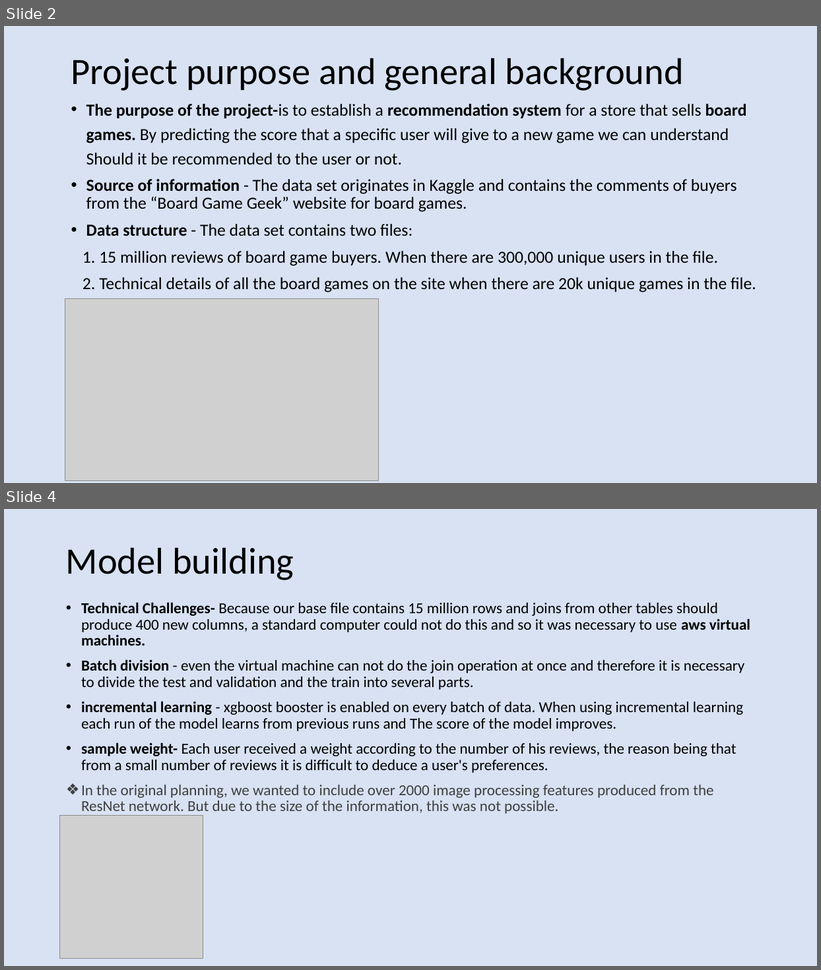
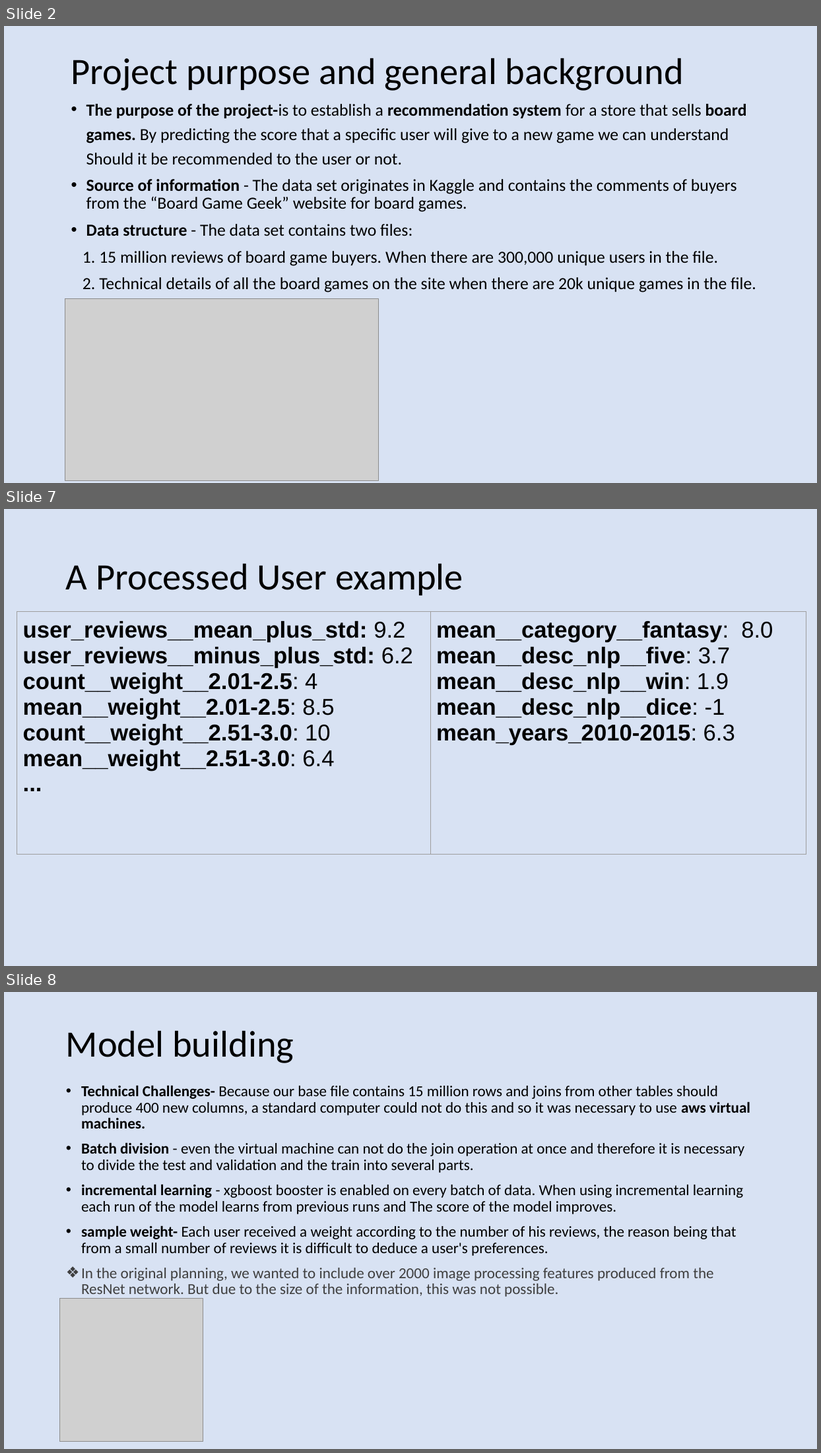
Before and after one commit to guruyaya/bgg-recommandation-model, a slide deck: Final project presentation.pptx. Shown one above the other, each under a label of ours: slides 2 and 4 before the commit, slides 2, 7 and 8 after it; the slides between them are not shown. The pictures are 821x970 and 821x1453 pixels, drawn with LibreOffice and Linux fonts; fonts in the diff are those of the drawing; grey boxes stand for pictures. Boxes give left, top, right and bottom in pixels: in the first picture for what was removed or moved away, otherwise in the second. Text is boxed around its words. In the diff, an @@ line names an element or a change of style, - is before the commit and + after.

Commit message:
Added slides that demo the user line

```diff
--- a/Final project presentation.pptx
+++ b/Final project presentation.pptx
@@ slide 7 added at (4, 509, 817, 966), background #D8E2F3 @@
@@ title added at (66, 563, 463, 595), 44 pt, text #000000 @@
+A Processed User example
@@ table added at (17, 611, 806, 811), 1 rows, 2 columns @@
+user_reviews__mean_plus_std: 9.2 / user_reviews__minus_plus_std: 6.2 / count__weight__2.01-2.5: 4 / mean__weight__2.01-2.5: 8.5 / count__weight__2.51-3.0: 10 / mean__weight__2.51-3.0: 6.4 / ... | mean__category__fantasy: 8.0 / mean__desc_nlp__five: 3.7 / mean__desc_nlp__win: 1.9 / mean__desc_nlp__dice: -1 / mean_years_2010-2015: 6.3
@@ what was slide 4 is now slide 8 @@
```
Also in this commit, not shown: 3 other slides added, 2 slides removed.
